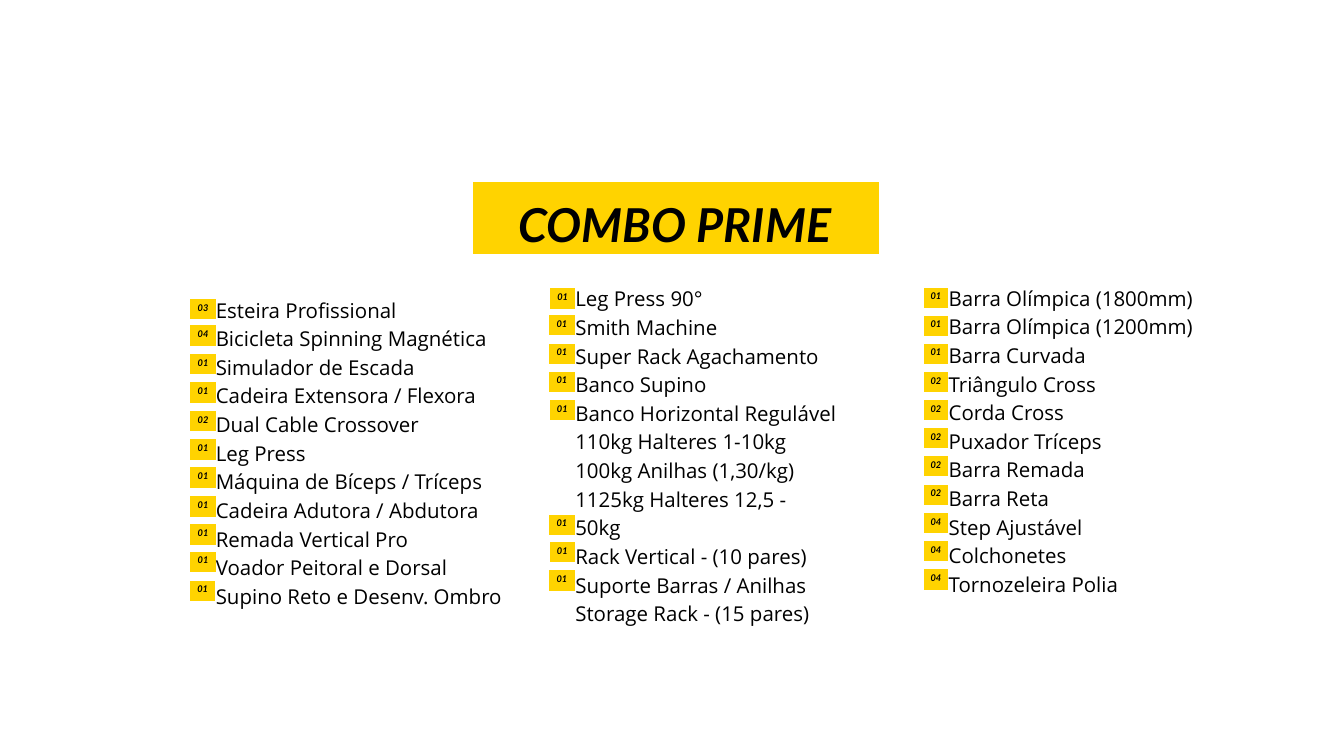
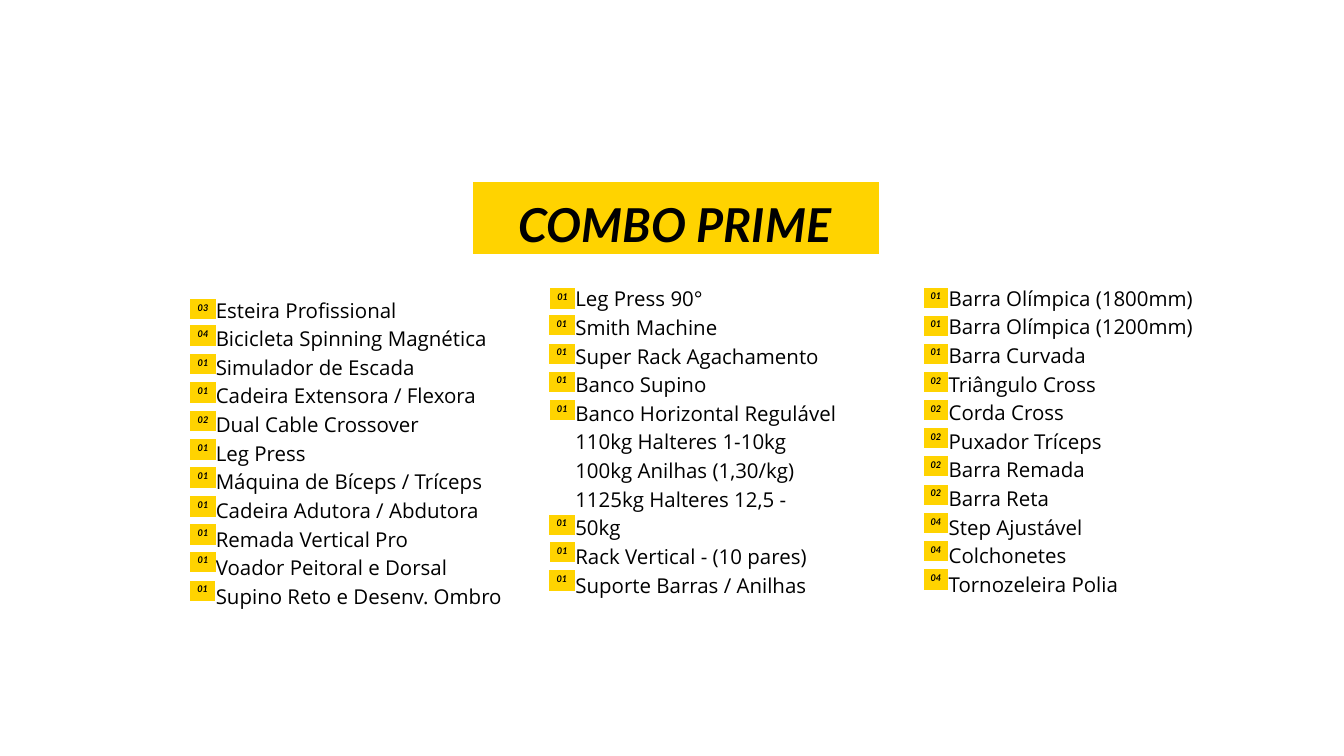
Before and after one commit to agencialumno/Site_duofitness, a slide deck: slide 32 of simulador_duofitness/templates/prime.pptx. Drawn at 1344x756 pixels with LibreOffice and Linux fonts; fonts in the diff are those of the drawing; background and template pictures are left out. Boxes give left, top, right and bottom in pixels: in the first picture for what was removed or moved away, otherwise in the second. Text is boxed around its words. In the diff, an @@ line names an element or a change of style, - is before the commit and + after.

```diff
--- a/simulador_duofitness/templates/prime.pptx
+++ b/simulador_duofitness/templates/prime.pptx
@@ text at bbox=[575, 605, 809, 626]: paragraph removed @@
-Storage Rack - (15 pares)
```
Also in this commit, not shown: 1 other slide changed, 7 other files.
